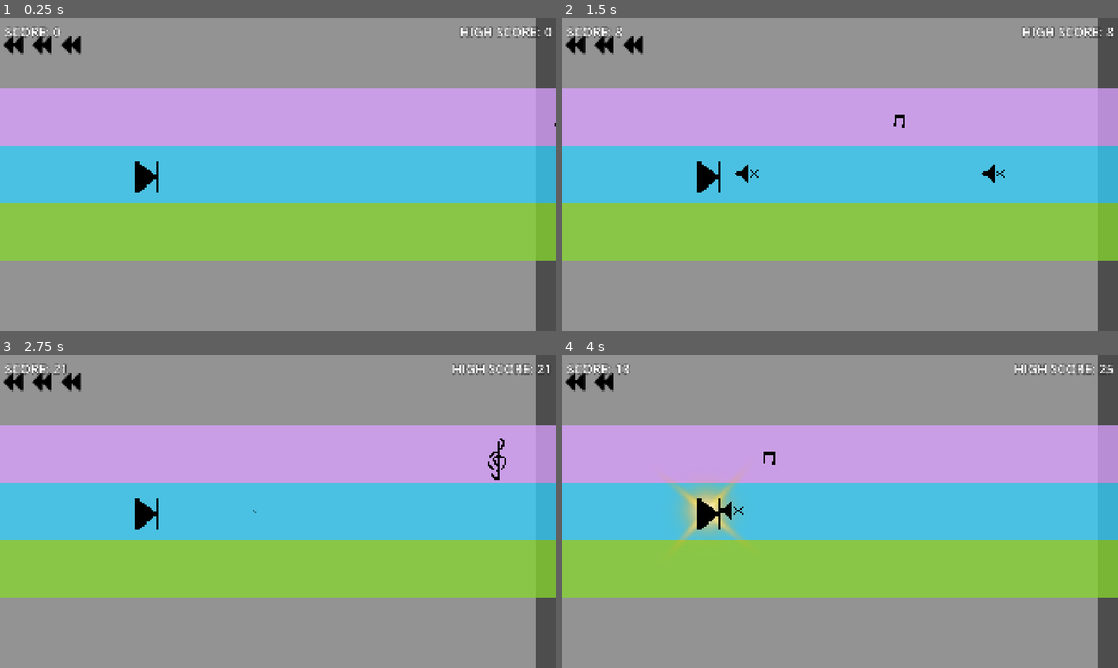
Above: before the commit, frames 1-4 (two rows, left to right).
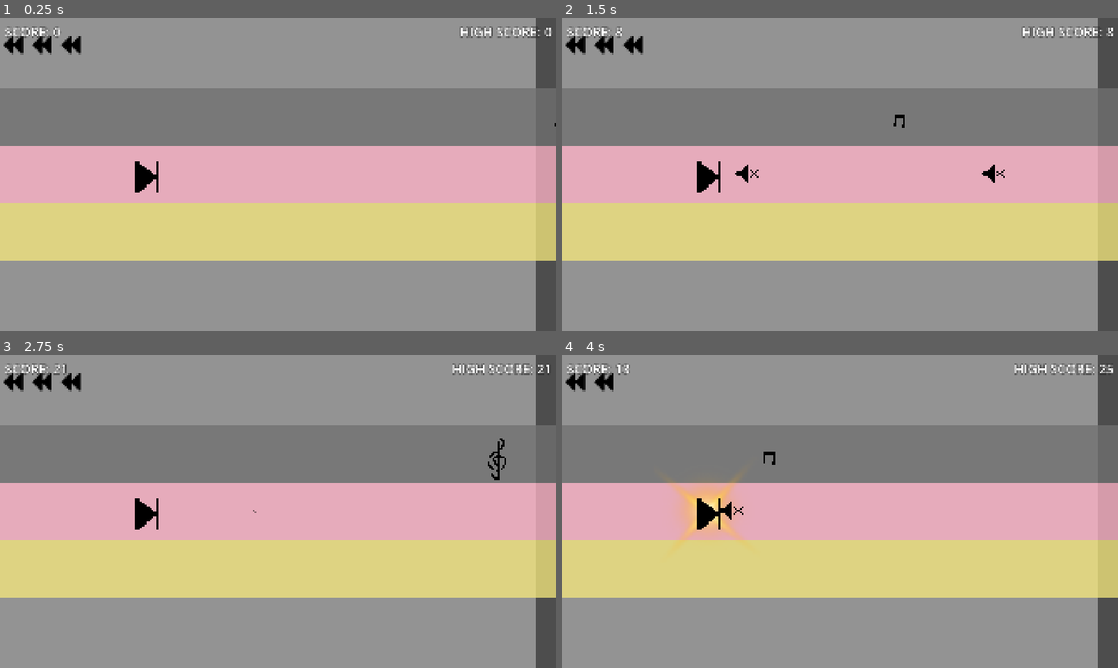
Above: after the commit, the same moments.

Repository: chorwat2137/haven-2026
Game: Godot game, scene res://scenes/main.tscn
Same seed, same stepped clock (60 frames per second), same inputs: the game is played once before the commit and once after it.
Inputs:
- Up to frame 1 (0.25 s): no input
- Up to frame 2 (1.5 s): tap Enter (ui_accept) at 0.5, 0.77 s; hold Right (ui_right) from 0.53 s (still down); tap Space (shoot) at 0.6, 1.35 s
- Up to frame 3 (2.75 s): tap Enter (ui_accept) at 1.52 s; release Right (ui_right) at 2.03 s; hold Left (ui_left) from 2.03 s (still down); tap Space (shoot) at 2.1 s
- Up to frame 4 (4 s): release Left (ui_left) at 2.78 s; hold Right (ui_right) from 2.78 s (still down); tap Space (shoot) at 2.85, 3.6 s; tap Enter (ui_accept) at 3.02, 3.77 s

The runs differ from the first frame. In frame 1, 55% of the frame differs, in the area x 0-100%, y 22-78%; in frame 2, 55%; in frame 3, 55%; in frame 4, 55%.

Commit message:
asdasd

Diff:
--- a/scenes/main.tscn
+++ b/scenes/main.tscn
@@ -29,21 +29,21 @@
 layout_mode = 0
 offset_right = 3430.0
 offset_bottom = 200.0
-color = Color(0.852, 0.63, 1, 0.7647059)
+color = Color(0.44, 0.44, 0.44, 0.7647059)
 
 [node name="Linia3" type="ColorRect" parent="Linia" unique_id=1715034830]
 layout_mode = 0
 offset_top = 200.0
 offset_right = 3430.0
 offset_bottom = 400.0
-color = Color(0.20026606, 0.81195885, 0.9795131, 0.7647059)
+color = Color(1, 0.7, 0.7799999, 0.7647059)
 
 [node name="Linia4" type="ColorRect" parent="Linia" unique_id=1620266623]
 layout_mode = 0
 offset_top = 400.0
 offset_right = 3430.0
 offset_bottom = 600.0
-color = Color(0.52649975, 0.83965874, 0.18535423, 0.7647059)
+color = Color(0.96, 0.90511996, 0.48959997, 0.7647059)
 
 [node name="Player" parent="." unique_id=2121710803 instance=ExtResource("1_o5qli")]
 process_mode = 3
--- a/scenes/triola.tscn
+++ b/scenes/triola.tscn
@@ -58,6 +58,7 @@
 [node name="CollisionShape2D" type="CollisionShape2D" parent="." unique_id=496647538]
 position = Vector2(-1, 9)
 shape = SubResource("CircleShape2D_f7mvp")
+disabled = true
 
 [node name="AnimatedSprite2D" type="AnimatedSprite2D" parent="." unique_id=1804403163]
 visible = false
--- a/scripts/pocisk.gd
+++ b/scripts/pocisk.gd
@@ -4,7 +4,7 @@
 
 # Called when the node enters the scene tree for the first time.
 func _ready() -> void:
-	timer_disappear.wait_time = 0.5
+	timer_disappear.wait_time = 0.2
 	timer_disappear.timeout.connect(make_inivisible)
 	add_child(timer_disappear)
 # Called every frame. 'delta' is the elapsed time since the previous frame.
--- a/scripts/triola.gd
+++ b/scripts/triola.gd
@@ -9,6 +9,5 @@
 	var file = "res://gfx/enemy/%d.png" % random
 	$Sprite2D.texture = load(file)
 
-
 func _process(_delta: float) -> void:
 	pass
